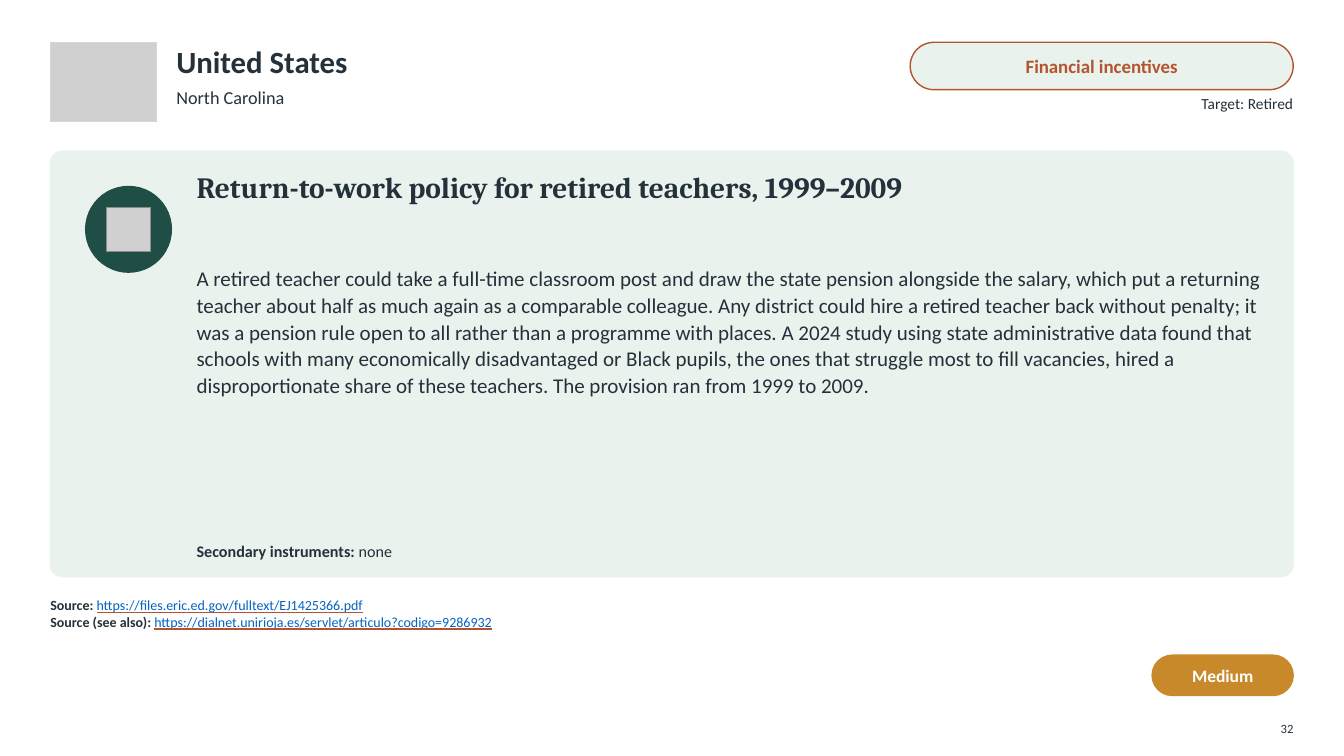
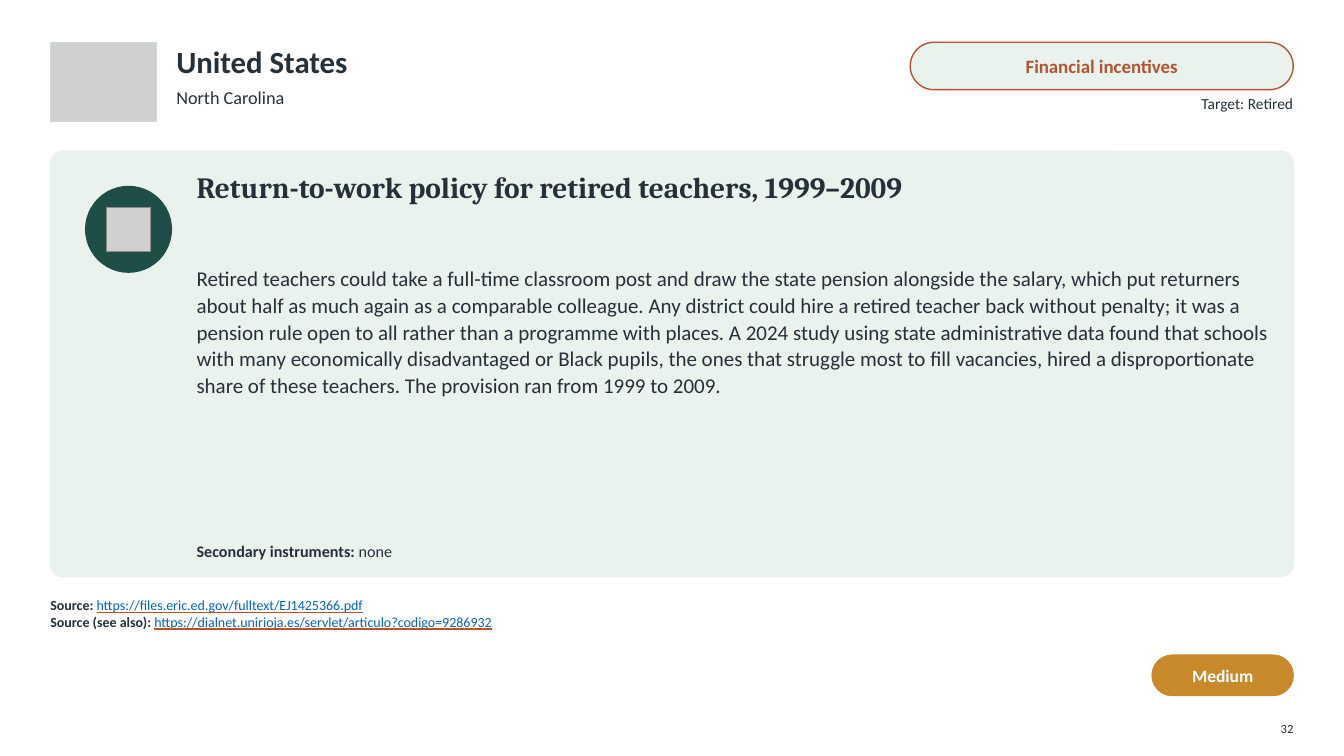
Before and after one commit to jedr1-ship-it/Alternative-Pathways----Quant, a slide deck: slide 32 of policies/Re-attracting_Former_Teachers.pptx. Drawn at 1344x756 pixels with LibreOffice and Linux fonts; fonts in the diff are those of the drawing; grey boxes stand for pictures. Boxes give left, top, right and bottom in pixels: in the first picture for what was removed or moved away, otherwise in the second. Text is boxed around its words. In the diff, an @@ line names an element or a change of style, - is before the commit and + after.

```diff
--- a/policies/Re-attracting_Former_Teachers.pptx
+++ b/policies/Re-attracting_Former_Teachers.pptx
@@ text at box(197, 271, 1267, 397): text changed @@
-A retired teacher could take a full-time classroom post and draw the state pension alongside the salary, which put a returning teacher about half as much again as a comparable colleague. Any district could hire a retired teacher back without penalty; it was a pension rule open to all rather than a programme with places. A 2024 study using state administrative data found that schools with many economically disadvantaged or Black pupils, the ones that struggle most to fill vacancies, hired a disproportionate share of these teachers. The provision ran from 1999 to 2009.
+Retired teachers could take a full-time classroom post and draw the state pension alongside the salary, which put returners about half as much again as a comparable colleague. Any district could hire a retired teacher back without penalty; it was a pension rule open to all rather than a programme with places. A 2024 study using state administrative data found that schools with many economically disadvantaged or Black pupils, the ones that struggle most to fill vacancies, hired a disproportionate share of these teachers. The provision ran from 1999 to 2009.
```
Also in this commit, not shown: 12 other slides changed, 2 other files.
